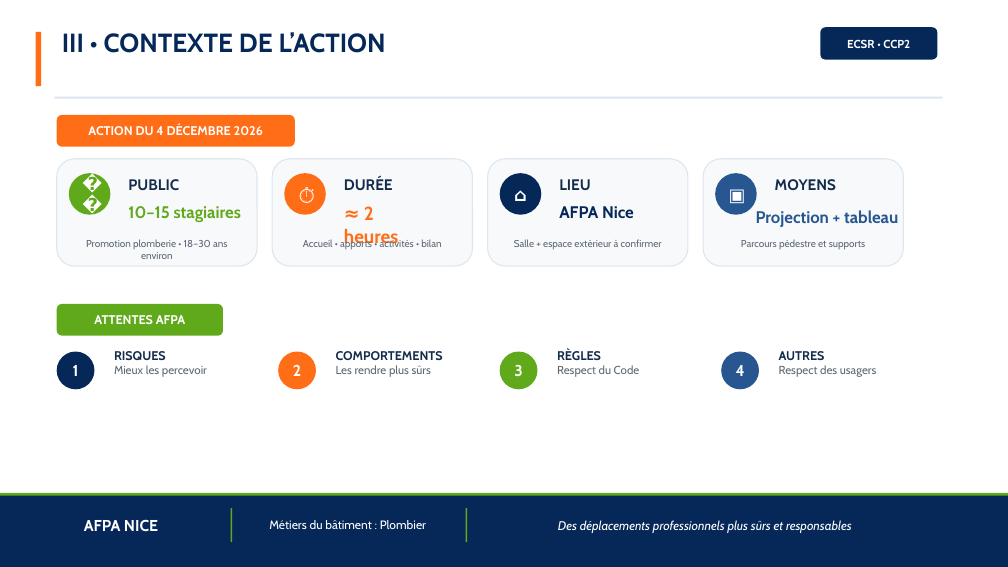
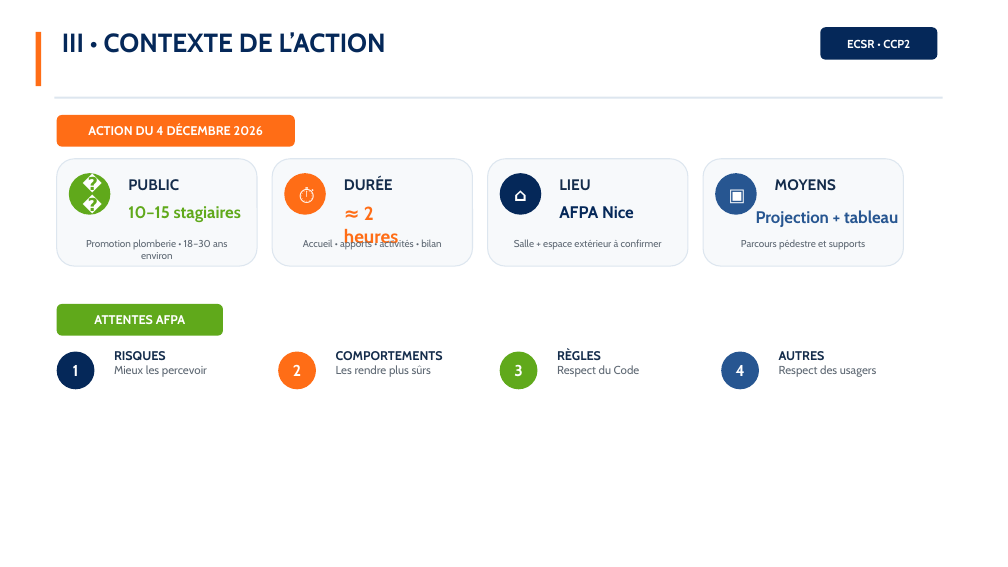
Before and after one commit to SamEva-dev/Memoir-TP-ECSR, a slide deck: slide 6 of Memoire_presentation.pptx. Drawn at 1008x567 pixels with LibreOffice and Linux fonts; fonts in the diff are those of the drawing; background and template pictures are left out. Boxes give left, top, right and bottom in pixels: in the first picture for what was removed or moved away, otherwise in the second. Text is boxed around its words. In the diff, an @@ line names an element or a change of style, - is before the commit and + after.

```diff
--- a/Memoire_presentation.pptx
+++ b/Memoire_presentation.pptx
@@ rectangle removed at (0, 495, 1008, 567) @@
@@ rectangle removed at (0, 493, 1008, 496) @@
@@ rectangle removed at (231, 508, 232, 542) @@
@@ rectangle removed at (466, 508, 467, 542) @@
@@ text removed at (84, 519, 158, 532) @@
-AFPA NICE
@@ text removed at (269, 520, 426, 529) @@
-Métiers du bâtiment : Plombier
@@ text removed at (558, 520, 852, 533) @@
-Des déplacements professionnels plus sûrs et responsables
```
Also in this commit, not shown: 15 other slides changed, 2 slides added, 2 slides removed, 23 other files.
